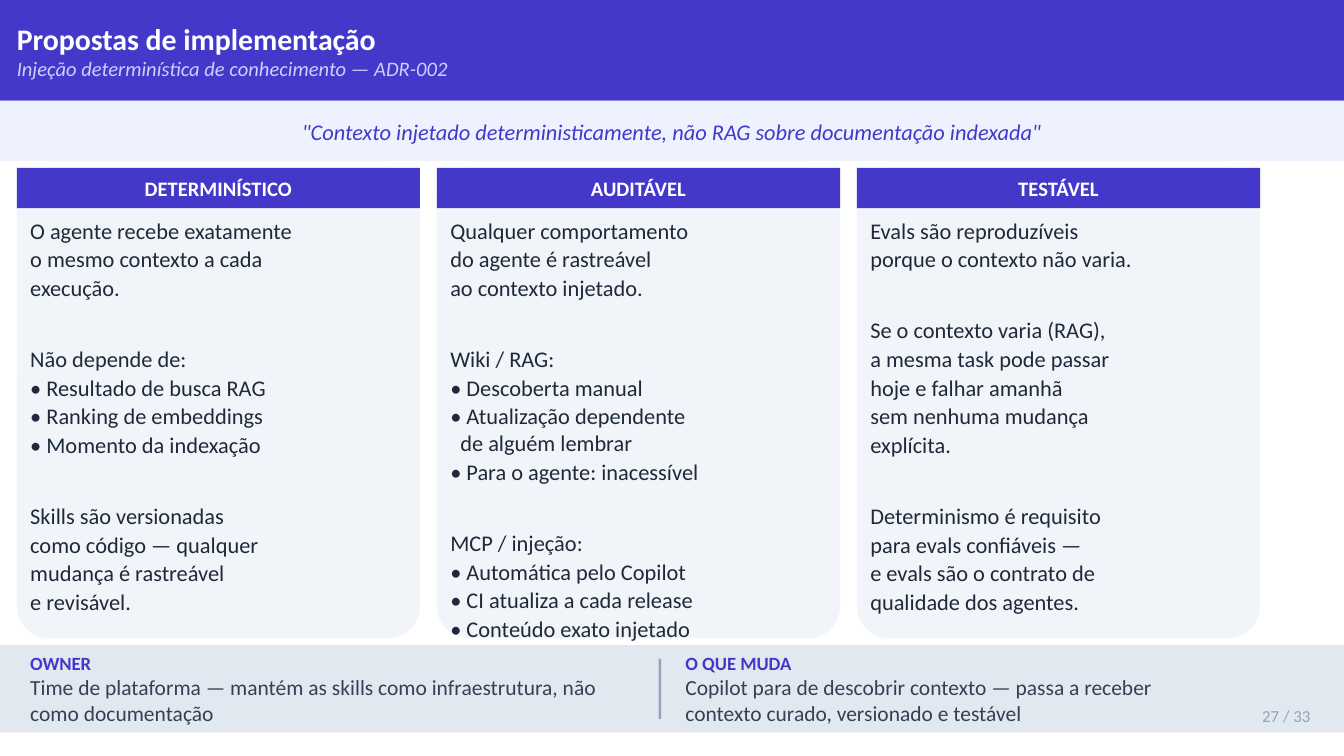
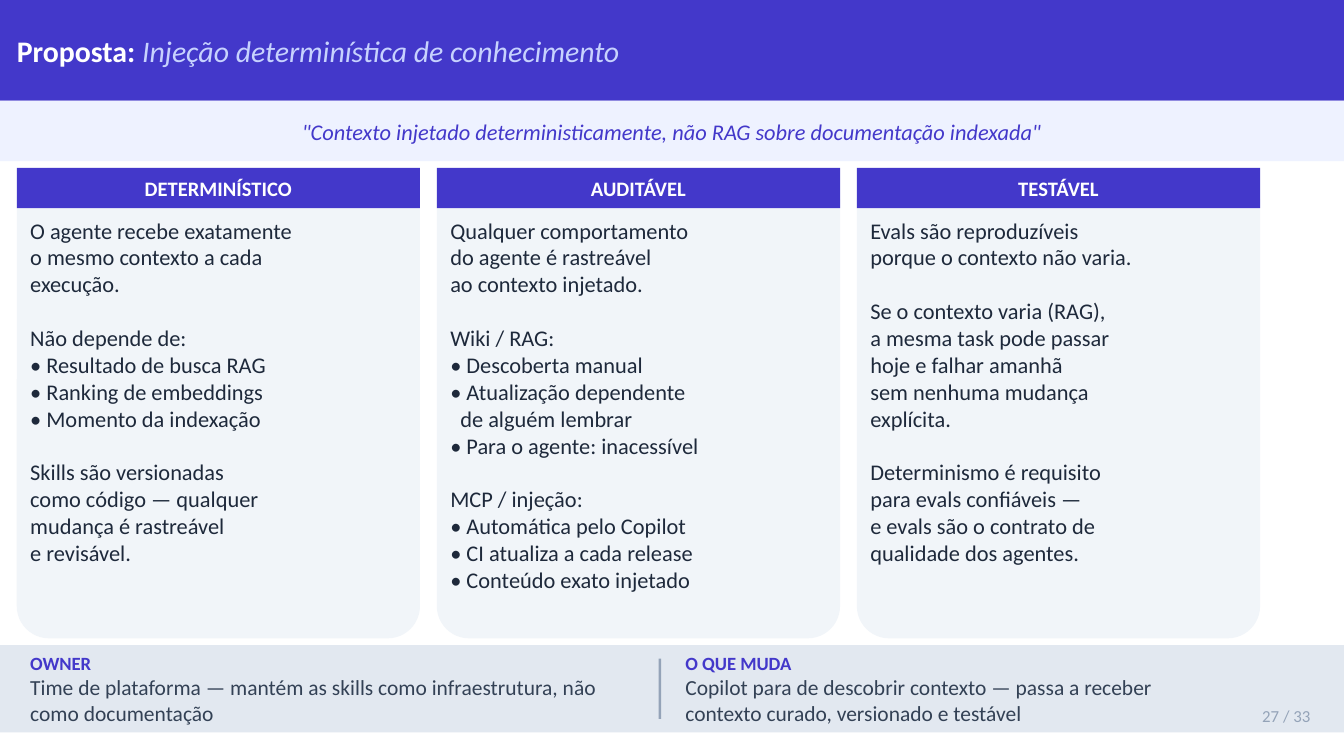
Before and after one commit to jpsslink/sdlc-agentico, a slide deck: slide 27 of esteira-agentica-pitch.pptx. Drawn at 1344x756 pixels with LibreOffice and Linux fonts; fonts in the diff are those of the drawing. Boxes give left, top, right and bottom in pixels: in the first picture for what was removed or moved away, otherwise in the second. Text is boxed around its words. In the diff, an @@ line names an element or a change of style, - is before the commit and + after.

```diff
--- a/esteira-agentica-pitch.pptx
+++ b/esteira-agentica-pitch.pptx
@@ text at [17, 41, 619, 67]: text changed; size 11 to 16 pt @@
-Propostas de implementação
-Injeção determinística de conhecimento — ADR-002
+Proposta: Injeção determinística de conhecimento
@@ text at [30, 249, 266, 561]: less space between paragraphs @@
@@ text at [450, 249, 698, 592]: less space between paragraphs @@
@@ text at [870, 249, 1132, 565]: less space between paragraphs @@
```
Also in this commit, not shown: 30 other slides changed, 1 other file.
